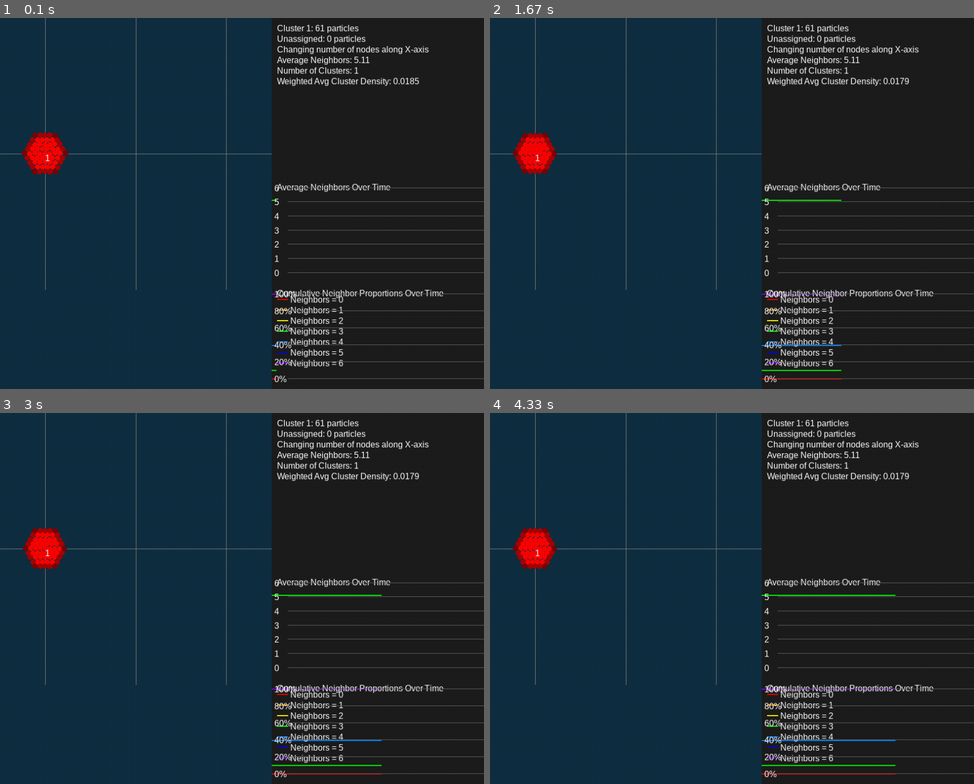
Above: before the commit, frames 1-4 (two rows, left to right).
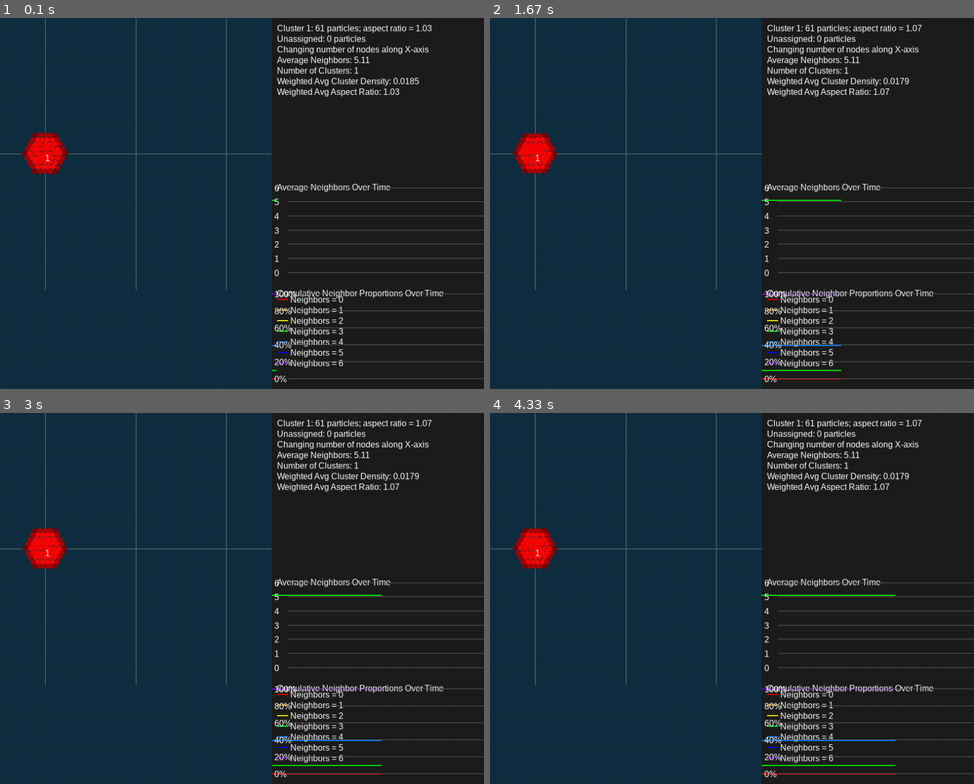
Above: after the commit, the same moments.

Repository: xabackus/AcousticPersonal
Game: pygame game, started from PyGame_Acoustics_2D_cluster_manipulation.py
The game is run twice, just before and just after one commit, with the same random seed, the same clock (stepped at 60 frames per second) and the same inputs.
Inputs:
- Up to frame 1 (0.1 s): no input
- Up to frame 2 (1.67 s): tap G at 0.33 s
- Up to frame 3 (3 s): tap Space at 1.67, 2.07, 2.37, 2.57, 2.9 s
- Up to frame 4 (4.33 s): tap Space at 3.2, 3.4, 3.7, 3.97, 4.3 s

The runs differ from the first frame. In frame 1, 0.4% of the frame differs, in the area x 57-90%, y 1-22%; in frame 2, 0.4%; in frame 3, 0.4%; in frame 4, 0.4%.

Commit message:
Update PyGame_Acoustics_2D_cluster_manipulation.py

Diff:
--- a/PyGame_Acoustics_2D_cluster_manipulation.py
+++ b/PyGame_Acoustics_2D_cluster_manipulation.py
@@ -74,7 +74,8 @@
 average_neighbors_over_time = []
 neighbor_count_over_time = {i: [] for i in range(7)}
 neighbor_counts_field = np.zeros(7, dtype=np.int32)
-weighted_avg_density_over_time = []  # New list to store weighted average cluster density over time
+weighted_avg_density_over_time = []  # List to store weighted average cluster density over time
+weighted_avg_aspect_ratio_over_time = []  # List to store weighted average aspect ratio over time
 
 # Initialize key press tracking variables
 key_press_data_indices = []  # Stores data indices when number keys are pressed
@@ -339,6 +340,47 @@
         weighted_avg_density = 0.0  # No clusters, density is zero
     weighted_avg_density_over_time.append(weighted_avg_density)
 
+def calculate_aspect_ratios():
+    global weighted_avg_aspect_ratio_over_time
+    total_weighted_aspect_ratio = 0.0
+    total_particles_in_clusters = 0
+    cluster_aspect_ratios = {}
+
+    for cluster_idx in range(cluster_id):
+        indices = np.where(particle_node_assignments == cluster_idx)[0]
+        num_particles_in_cluster = len(indices)
+        if num_particles_in_cluster > 1:
+            # Get positions of particles in the cluster
+            cluster_positions = pos[indices]
+            # Compute covariance matrix
+            covariance_matrix = np.cov(cluster_positions.T)
+            # Compute eigenvalues
+            eigenvalues, _ = np.linalg.eig(covariance_matrix)
+            # Sort eigenvalues
+            sorted_eigenvalues = np.sort(eigenvalues)
+            # Avoid division by zero
+            if sorted_eigenvalues[0] == 0:
+                aspect_ratio = np.inf  # Set to infinity if division by zero
+            else:
+                aspect_ratio = np.sqrt(sorted_eigenvalues[-1] / sorted_eigenvalues[0])
+            cluster_aspect_ratios[cluster_idx] = aspect_ratio
+            # Weighted sum
+            total_weighted_aspect_ratio += aspect_ratio * num_particles_in_cluster
+            total_particles_in_clusters += num_particles_in_cluster
+        else:
+            # For clusters with only one particle, aspect ratio is 1
+            cluster_aspect_ratios[cluster_idx] = 1.0
+            total_weighted_aspect_ratio += 1.0 * num_particles_in_cluster
+            total_particles_in_clusters += num_particles_in_cluster
+
+    if total_particles_in_clusters > 0:
+        weighted_avg_aspect_ratio = total_weighted_aspect_ratio / total_particles_in_clusters
+    else:
+        weighted_avg_aspect_ratio = 0.0
+
+    weighted_avg_aspect_ratio_over_time.append(weighted_avg_aspect_ratio)
+    return cluster_aspect_ratios
+
 # Plotting functions using Matplotlib
 def plot_average_neighbors_over_time():
     plt.figure(figsize=(10, 6))
@@ -402,6 +444,23 @@
     plt.tight_layout()
     plt.show(block=False)
     plt.pause(0.001)  # Allow the plot to update without blocking
+
+def plot_weighted_avg_aspect_ratio_over_time():
+    plt.figure(figsize=(10, 6))
+    plt.plot(weighted_avg_aspect_ratio_over_time, label="Weighted Avg Aspect Ratio Over Time", color="orange", linewidth=2)
+
+    # Add vertical lines at key_press_data_indices
+    for idx, data_index in enumerate(key_press_data_indices):
+        plt.axvline(x=data_index, color='red', linestyle='--', linewidth=1, label='Key Press' if idx == 0 else "")
+
+    plt.xlabel("Data Index")
+    plt.ylabel("Weighted Average Aspect Ratio")
+    plt.title("Weighted Average Aspect Ratio Over Time")
+    plt.legend()
+    plt.grid(True)
+    plt.tight_layout()
+    plt.show(block=False)
+    plt.pause(0.001)
 
 # Initialize the simulation
 initialize_cluster()
@@ -491,6 +550,7 @@
                 plot_average_neighbors_over_time()
                 plot_neighbor_distribution_over_time()
                 plot_weighted_avg_density_over_time()
+                plot_weighted_avg_aspect_ratio_over_time()
                 # plot_radial_distribution()  # Commented out
 
     if not paused:
@@ -503,7 +563,8 @@
             run_clustering(d)
             update_average_neighbors()
             update_neighbor_count_over_time()
-            calculate_weighted_avg_density()  # New function to update density over time
+            calculate_weighted_avg_density()  # Update density over time
+            cluster_aspect_ratios = calculate_aspect_ratios()  # Calculate aspect ratios
 
         time_step += 1  # Increment the time step after each simulation step
 
@@ -569,7 +630,8 @@
     # Render cluster information
     y_pos = start_y
     for cluster_idx in range(total_clusters):
-        cluster_text = f"Cluster {cluster_idx + 1}: {counts[cluster_idx]} particles"
+        aspect_ratio = cluster_aspect_ratios.get(cluster_idx, 1.0)
+        cluster_text = f"Cluster {cluster_idx + 1}: {counts[cluster_idx]} particles; aspect ratio = {aspect_ratio:.2f}"
         if y_pos + spacing > text_area_rect.bottom:
             break
         text_surface = font.render(cluster_text, True, (255, 255, 255))
@@ -607,6 +669,13 @@
         weighted_avg_density = weighted_avg_density_over_time[-1] if weighted_avg_density_over_time else 0
         density_surface = font.render(f"Weighted Avg Cluster Density: {weighted_avg_density:.4f}", True, (255, 255, 255))
         window.blit(density_surface, (start_x, y_pos))
+        y_pos += spacing
+
+    # Display weighted average aspect ratio
+    if y_pos + spacing <= text_area_rect.bottom:
+        weighted_avg_aspect_ratio = weighted_avg_aspect_ratio_over_time[-1] if weighted_avg_aspect_ratio_over_time else 0
+        aspect_ratio_surface = font.render(f"Weighted Avg Aspect Ratio: {weighted_avg_aspect_ratio:.2f}", True, (255, 255, 255))
+        window.blit(aspect_ratio_surface, (start_x, y_pos))
         y_pos += spacing
 
     # Draw Average Neighbors Over Time Graph
